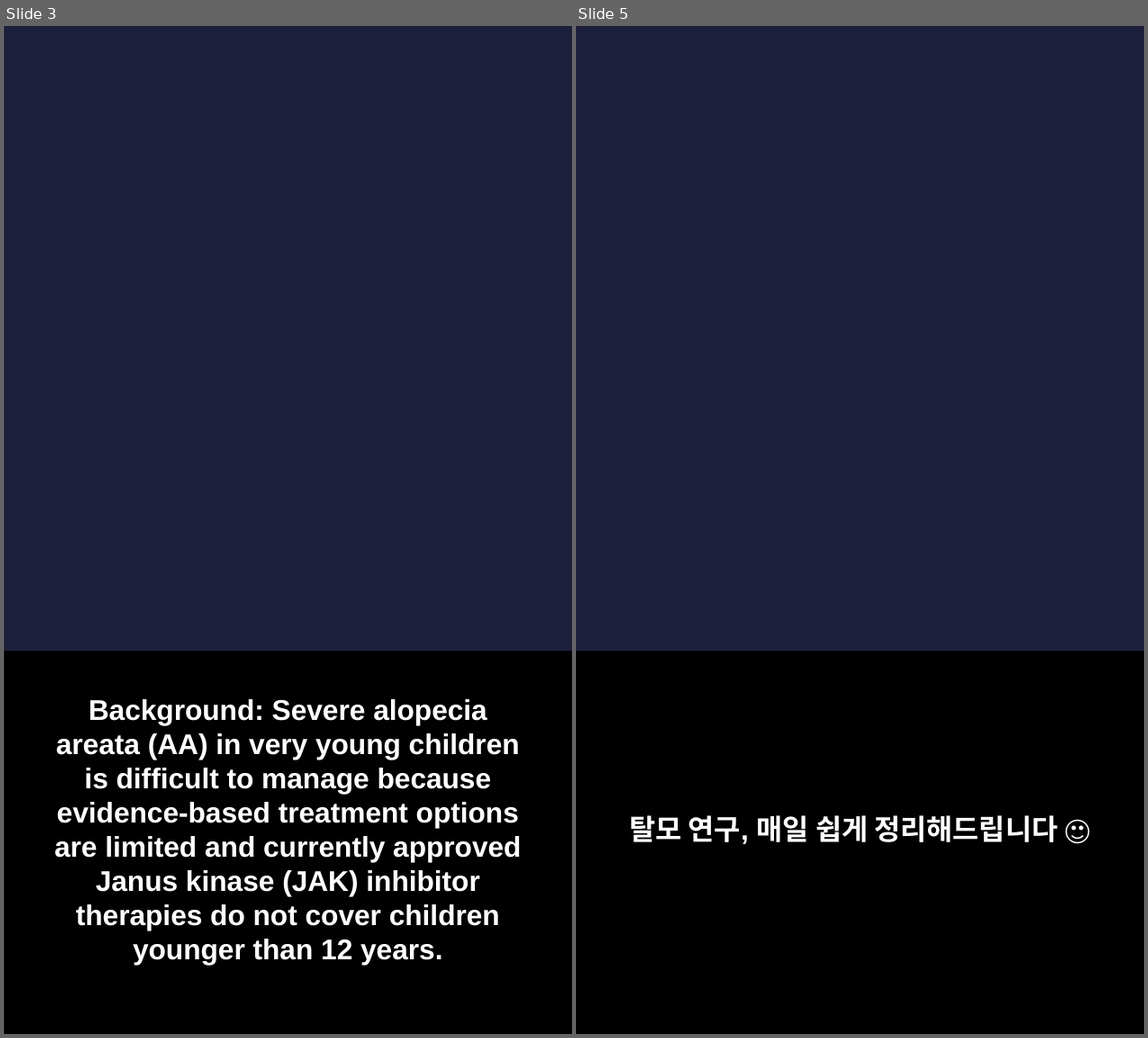
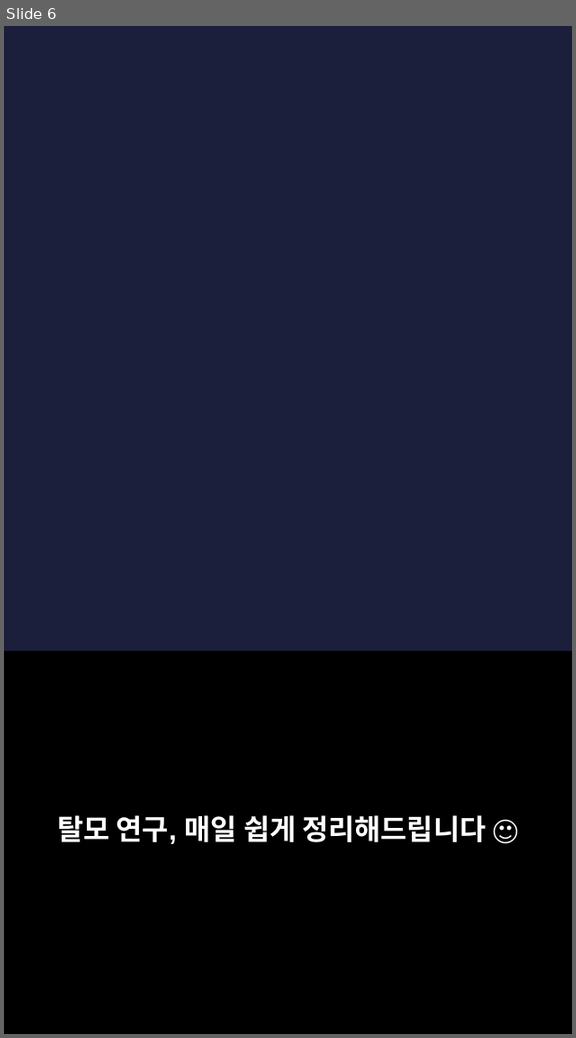
Before and after one commit to hyokang2010-BJ-ANTH/product-builder-test, a slide deck: data/2026-09-11/slides.pptx. Shown side by side, each under a label of ours: slides 3 and 5 before the commit, slide 6 after it; the slides between them are not shown. The pictures are 1148x1038 and 576x1038 pixels, drawn with LibreOffice and Linux fonts; fonts in the diff are those of the drawing; background and template pictures are left out. Boxes give left, top, right and bottom in pixels: in the first picture for what was removed or moved away, otherwise in the second. Text is boxed around its words. In the diff, an @@ line names an element or a change of style, - is before the commit and + after.

```diff
--- a/data/2026-09-11/slides.pptx
+++ b/data/2026-09-11/slides.pptx
@@ slide 3 removed at (4,26,572,1034), background picture (left out) @@
@@ rectangle removed at (4,652,572,1034) @@
@@ text removed at (54,699,521,965) @@
-Background: Severe alopecia areata (AA) in very young children is difficult to manage because evidence-based treatment options are limited and currently approved Janus kinase (JAK) inhibitor therapies do not cover children younger than 12 years.
@@ what was slide 5 is now slide 6 @@
```
Also in this commit, not shown: 2 slides changed, 4 slides added, 2 other slides removed, 25 other files.
